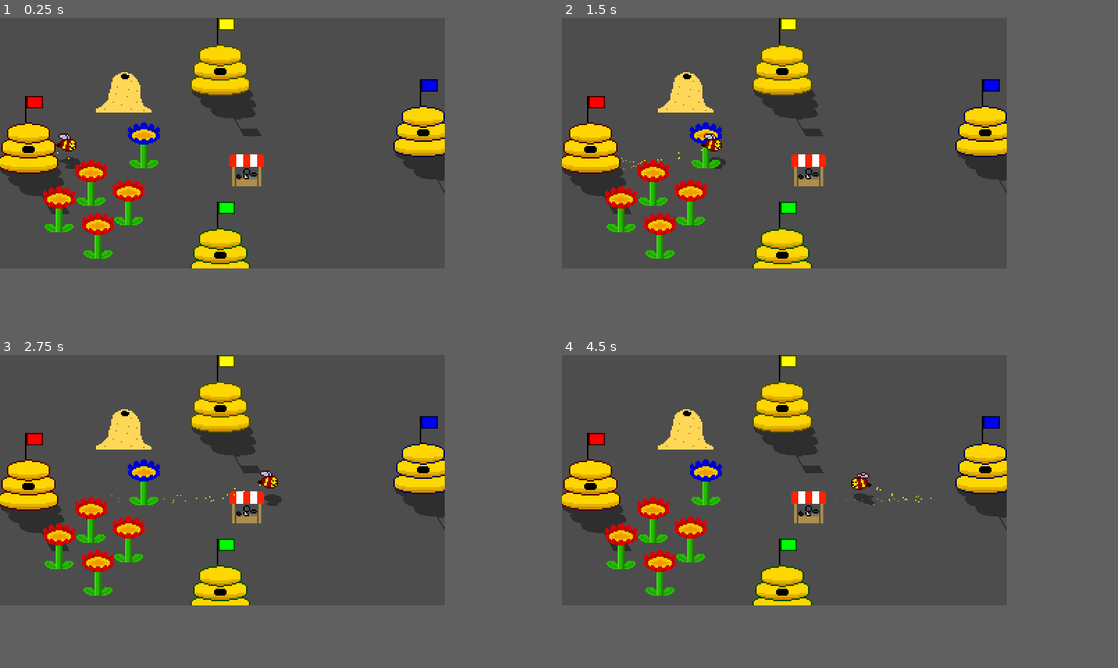
Above: before the commit, frames 1-4 (two rows, left to right).
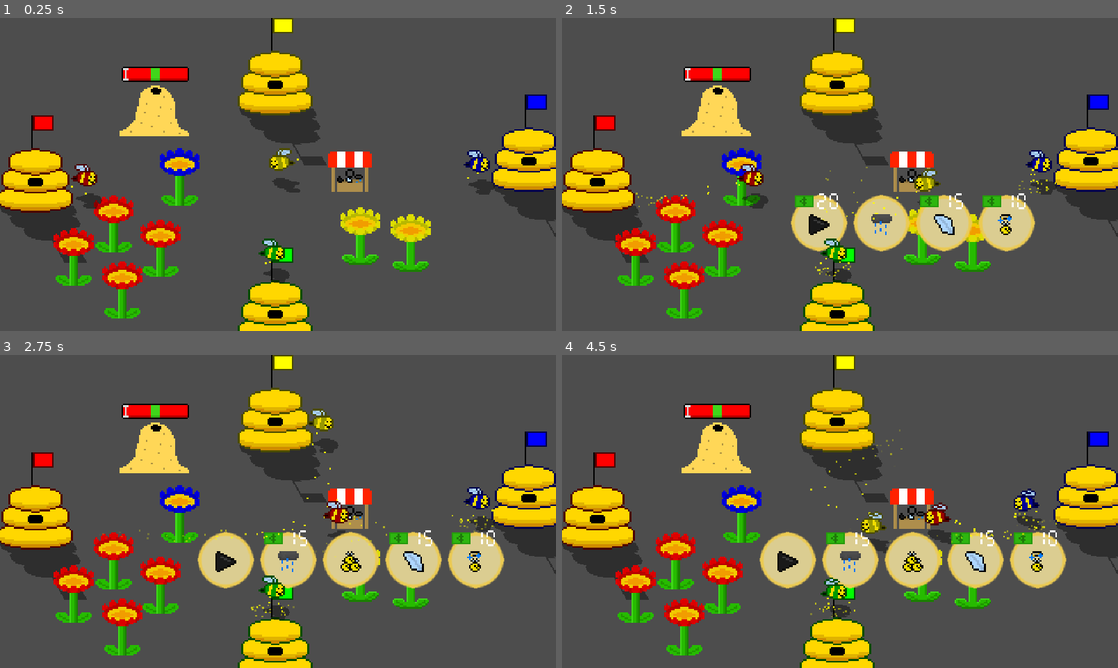
Above: after the commit, the same moments.

Repository: coloredasterisk/Alberta-Game-Jam-2026
Game: Godot game, scene res://scenes/level.tscn
Two runs of this game, one before a commit and one after it. Both use one fixed random seed, a clock stepped at 60 frames per second and the inputs below. This scene is started directly instead of the project's main scene.
Inputs (mouse positions are in pixels of both pictures, inside the frame that each line leads up to):
- Up to frame 1 (0.25 s): no input
- Up to frame 2 (1.5 s): tap Enter (p2_interact) at 0.5 s; move the mouse to (884, 130) at 0.52 s; hold D (p1_move_right) 0.53-1.25 s; tap E (p1_interact) at 0.6 s; click (884, 130) at 0.67 s; drag from (695, 155) to (684, 93) at 1.27 s
- Up to frame 3 (2.75 s): move the mouse to (266, 423) at 2.02 s; hold D (p1_move_right) from 2.03 s (still down); tap Enter (p2_interact) at 2.1 s; tap E (p1_interact) at 2.3 s
- Up to frame 4 (4.5 s): release D (p1_move_right) at 2.75 s; drag from (762, 530) to (589, 486) at 2.77 s; move the mouse to (917, 517) at 3.52 s; hold A (p1_move_left) 3.53-4.25 s; tap Left (p2_move_left) at 3.6 s; tap E (p1_interact) at 3.8 s; drag from (650, 442) to (984, 470) at 4.27 s
In our replay, the window is 640x360 before the commit and 800x450 after it. These sizes can differ from the game's own. Grey fills any space a smaller window leaves; there, only what the larger window draws over its background counts as a difference.

The runs differ from the first frame. In frame 1, 29% of the frame differs, in the area x 0-100%, y 0-100%; in frame 2, 34%; in frame 3, 34%; in frame 4, 34%.

Commit message:
update

Diff:
--- a/global.gd
+++ b/global.gd
@@ -1,11 +1,19 @@
 extends Node
 
 
+#power up costs
+var stinger_cost: int = 20
+var rain_cost: int = 15
+var speed_cost: int = 15
+var confusion_cost: int = 10
+var swarm_cost: int = 30
+
 #power up durations
 var stinger_duration: float = 10.0
-var rain_duration: float = 3.0
-var speed_duration: float = 5.0
+var rain_duration: float = 10.0
+var speed_duration: float = 20.0
 var confusion_duration: float = 5.0
+var swarm_cooldown_duration: float = 1
 
 var original_max_capacity: int = 5
 var win_amount = 10
--- a/project.godot
+++ b/project.godot
@@ -29,9 +29,10 @@
 
 window/size/viewport_width=640
 window/size/viewport_height=360
-window/size/window_width_override=640
-window/size/window_height_override=360
+window/size/window_width_override=1920
+window/size/window_height_override=1080
 window/stretch/mode="viewport"
+window/stretch/aspect="expand"
 window/stretch/scale=2.0
 
 [gui]
--- a/scenes/Bees.tscn
+++ b/scenes/Bees.tscn
@@ -8,25 +8,61 @@
 [sub_resource type="Gradient" id="Gradient_xu4xf"]
 colors = PackedColorArray(1, 1, 1, 1, 1, 1, 1, 0)
 
+[sub_resource type="AtlasTexture" id="AtlasTexture_b8v61"]
+atlas = ExtResource("2_t2mbh")
+region = Rect2(0, 0, 15, 14)
+
+[sub_resource type="AtlasTexture" id="AtlasTexture_lexnm"]
+atlas = ExtResource("2_t2mbh")
+region = Rect2(15, 0, 15, 14)
+
+[sub_resource type="AtlasTexture" id="AtlasTexture_rj8tm"]
+atlas = ExtResource("2_t2mbh")
+region = Rect2(0, 0, 15, 14)
+
+[sub_resource type="AtlasTexture" id="AtlasTexture_j4kyi"]
+atlas = ExtResource("2_t2mbh")
+region = Rect2(15, 0, 15, 14)
+
 [sub_resource type="AtlasTexture" id="AtlasTexture_csgcu"]
 atlas = ExtResource("2_t2mbh")
 region = Rect2(0, 0, 15, 14)
 
 [sub_resource type="AtlasTexture" id="AtlasTexture_ybcnv"]
+atlas = ExtResource("2_t2mbh")
+region = Rect2(15, 0, 15, 14)
+
+[sub_resource type="AtlasTexture" id="AtlasTexture_i4qo7"]
+atlas = ExtResource("2_t2mbh")
+region = Rect2(0, 0, 15, 14)
+
+[sub_resource type="AtlasTexture" id="AtlasTexture_vtfsl"]
 atlas = ExtResource("2_t2mbh")
 region = Rect2(15, 0, 15, 14)
 
 [sub_resource type="SpriteFrames" id="SpriteFrames_x7p88"]
 animations = [{
-"frames": [],
+"frames": [{
+"duration": 1.0,
+"texture": SubResource("AtlasTexture_b8v61")
+}, {
+"duration": 1.0,
+"texture": SubResource("AtlasTexture_lexnm")
+}],
 "loop": 1,
 "name": &"blue",
-"speed": 5.0
-}, {
-"frames": [],
+"speed": 3.0
+}, {
+"frames": [{
+"duration": 1.0,
+"texture": SubResource("AtlasTexture_rj8tm")
+}, {
+"duration": 1.0,
+"texture": SubResource("AtlasTexture_j4kyi")
+}],
 "loop": 1,
 "name": &"green",
-"speed": 5.0
+"speed": 3.0
 }, {
 "frames": [{
 "duration": 1.0,
@@ -39,10 +75,16 @@
 "name": &"red",
 "speed": 3.0
 }, {
-"frames": [],
+"frames": [{
+"duration": 1.0,
+"texture": SubResource("AtlasTexture_i4qo7")
+}, {
+"duration": 1.0,
+"texture": SubResource("AtlasTexture_vtfsl")
+}],
 "loop": 1,
 "name": &"yellow",
-"speed": 5.0
+"speed": 3.0
 }]
 
 [sub_resource type="CircleShape2D" id="CircleShape2D_x7p88"]
@@ -51,29 +93,87 @@
 [sub_resource type="CircleShape2D" id="CircleShape2D_f58d2"]
 radius = 11.0
 
+[sub_resource type="AtlasTexture" id="AtlasTexture_tx7m4"]
+atlas = ExtResource("5_csgcu")
+region = Rect2(0, 0, 15, 14)
+
+[sub_resource type="AtlasTexture" id="AtlasTexture_0pwa3"]
+atlas = ExtResource("5_csgcu")
+region = Rect2(15, 0, 15, 14)
+
+[sub_resource type="AtlasTexture" id="AtlasTexture_nv50g"]
+atlas = ExtResource("5_csgcu")
+region = Rect2(0, 0, 15, 14)
+
+[sub_resource type="AtlasTexture" id="AtlasTexture_eqqys"]
+atlas = ExtResource("5_csgcu")
+region = Rect2(15, 0, 15, 14)
+
+[sub_resource type="AtlasTexture" id="AtlasTexture_635w0"]
+atlas = ExtResource("5_csgcu")
+region = Rect2(0, 0, 15, 14)
+
 [sub_resource type="AtlasTexture" id="AtlasTexture_t2mbh"]
 atlas = ExtResource("5_csgcu")
-region = Rect2(0, 0, 15, 14)
-
-[sub_resource type="AtlasTexture" id="AtlasTexture_b8v61"]
-atlas = ExtResource("5_csgcu")
-region = Rect2(15, 0, 15, 14)
-
-[sub_resource type="SpriteFrames" id="SpriteFrames_f6auw"]
+region = Rect2(15, 0, 15, 14)
+
+[sub_resource type="AtlasTexture" id="AtlasTexture_6ike2"]
+atlas = ExtResource("5_csgcu")
+region = Rect2(0, 0, 15, 14)
+
+[sub_resource type="AtlasTexture" id="AtlasTexture_opnkb"]
+atlas = ExtResource("5_csgcu")
+region = Rect2(15, 0, 15, 14)
+
+[sub_resource type="SpriteFrames" id="SpriteFrames_f58d2"]
 animations = [{
 "frames": [{
 "duration": 1.0,
+"texture": SubResource("AtlasTexture_tx7m4")
+}, {
+"duration": 1.0,
+"texture": SubResource("AtlasTexture_0pwa3")
+}],
+"loop": 1,
+"name": &"blue",
+"speed": 3.0
+}, {
+"frames": [{
+"duration": 1.0,
+"texture": SubResource("AtlasTexture_nv50g")
+}, {
+"duration": 1.0,
+"texture": SubResource("AtlasTexture_eqqys")
+}],
+"loop": 1,
+"name": &"green",
+"speed": 3.0
+}, {
+"frames": [{
+"duration": 1.0,
+"texture": SubResource("AtlasTexture_635w0")
+}, {
+"duration": 1.0,
 "texture": SubResource("AtlasTexture_t2mbh")
-}, {
-"duration": 1.0,
-"texture": SubResource("AtlasTexture_b8v61")
-}],
-"loop": 1,
-"name": &"outline",
+}],
+"loop": 1,
+"name": &"red",
+"speed": 3.0
+}, {
+"frames": [{
+"duration": 1.0,
+"texture": SubResource("AtlasTexture_6ike2")
+}, {
+"duration": 1.0,
+"texture": SubResource("AtlasTexture_opnkb")
+}],
+"loop": 1,
+"name": &"yellow",
 "speed": 3.0
 }]
 
 [node name="Bees" type="CharacterBody2D" unique_id=558911984]
+z_index = 10
 script = ExtResource("1_ij6vw")
 
 [node name="PollenParticles" type="CPUParticles2D" parent="." unique_id=1819938340]
@@ -93,12 +193,9 @@
 
 [node name="AnimatedSprite2D" type="AnimatedSprite2D" parent="." unique_id=1893458618]
 z_index = 1
-position = Vector2(-1, -1)
 sprite_frames = SubResource("SpriteFrames_x7p88")
-animation = &"red"
+animation = &"blue"
 autoplay = "red"
-frame = 1
-frame_progress = 0.8769494
 
 [node name="Shadow" type="AnimatedSprite2D" parent="AnimatedSprite2D" unique_id=451097649]
 modulate = Color(0, 0, 0, 0.39215687)
@@ -119,20 +216,18 @@
 [node name="Collector" type="CollisionShape2D" parent="Area_Interact" unique_id=128156563]
 shape = SubResource("CircleShape2D_f58d2")
 
-[node name="Rainbow_Effect" type="Sprite2D" parent="." unique_id=706921043]
-visible = false
-position = Vector2(1, 1)
-texture = ExtResource("4_t2mbh")
-
-[node name="animated_outline" type="AnimatedSprite2D" parent="." unique_id=1549432555]
-z_index = 2
-position = Vector2(-1, -1)
-sprite_frames = SubResource("SpriteFrames_f6auw")
-animation = &"outline"
-autoplay = "outline"
-frame = 1
-frame_progress = 0.79814994
-
 [node name="Camera2D" type="Camera2D" parent="." unique_id=308300040]
 position_smoothing_enabled = true
 position_smoothing_speed = 3.0
+
+[node name="animated_outline" type="AnimatedSprite2D" parent="." unique_id=1782823448]
+z_index = 11
+sprite_frames = SubResource("SpriteFrames_f58d2")
+animation = &"red"
+autoplay = "red"
+
+[node name="Rainbow_Effect" type="Sprite2D" parent="animated_outline" unique_id=1068418687]
+visible = false
+z_index = 12
+position = Vector2(2, 1)
+texture = ExtResource("4_t2mbh")
--- a/scenes/ant_hill.tscn
+++ b/scenes/ant_hill.tscn
@@ -2,6 +2,8 @@
 
 [ext_resource type="Script" uid="uid://bo484hujj42fe" path="res://scripts/ant_hill.gd" id="1_oqm5y"]
 [ext_resource type="Texture2D" uid="uid://bvsnwf4617jso" path="res://art/Ant_Hill.png" id="1_xpm4y"]
+[ext_resource type="Texture2D" uid="uid://do1w5w0nglkbn" path="res://art/Bar.png" id="3_xtx88"]
+[ext_resource type="Texture2D" uid="uid://3nq6ex52e6oh" path="res://art/Slider.png" id="4_a0p2n"]
 
 [sub_resource type="CircleShape2D" id="CircleShape2D_x7p88"]
 radius = 15.231546
@@ -15,4 +17,17 @@
 [node name="Sprite2D" type="Sprite2D" parent="." unique_id=1759631668]
 texture = ExtResource("1_xpm4y")
 
+[node name="TextureProgressBar" type="TextureProgressBar" parent="." unique_id=1100673609]
+offset_left = -19.0
+offset_top = -25.0
+offset_right = 21.0
+offset_bottom = -16.0
+max_value = 1000.0
+texture_under = ExtResource("3_xtx88")
+texture_progress = ExtResource("4_a0p2n")
+
+[node name="progress_bar" type="Sprite2D" parent="TextureProgressBar" unique_id=783187681]
+position = Vector2(1, 4)
+texture = ExtResource("4_a0p2n")
+
 [connection signal="body_exited" from="." to="." method="_on_body_exited"]
--- a/scenes/interactable_powerup.tscn
+++ b/scenes/interactable_powerup.tscn
@@ -105,7 +105,6 @@
 offset_bottom = 43.0
 
 [node name="TextureRect" type="TextureRect" parent="Cost" unique_id=1314674960]
-visible = false
 layout_mode = 0
 offset_top = -11.0
 offset_right = 11.0
@@ -113,7 +112,6 @@
 texture = ExtResource("1_gt1rh")
 
 [node name="NumberDisplay" parent="Cost" unique_id=1561342514 instance=ExtResource("2_h273r")]
-visible = false
 layout_mode = 0
 offset_left = 13.0
 offset_top = -12.0
--- a/scenes/level.tscn
+++ b/scenes/level.tscn
@@ -12,40 +12,64 @@
 script = ExtResource("1_mx8sn")
 
 [node name="Camera2D" type="Camera2D" parent="." unique_id=665732631]
-visible = false
 zoom = Vector2(2, 2)
 
 [node name="ant_hill" parent="." unique_id=848726325 instance=ExtResource("7_klq6b")]
 position = Vector2(-71, -37)
 
 [node name="Shop" parent="." unique_id=1784644030 instance=ExtResource("6_2r41h")]
-position = Vector2(17, 19)
+z_index = 5
+position = Vector2(41, -2)
 
-[node name="Stinger" parent="Shop" unique_id=417485488 instance=ExtResource("5_ppgk2")]
+[node name="HBoxContainer" type="HBoxContainer" parent="Shop" unique_id=1290439749]
 visible = false
-position = Vector2(-90, 26)
+offset_left = -87.0
+offset_top = 14.0
+offset_right = 89.0
+offset_bottom = 54.0
+alignment = 1
+
+[node name="Stinger" type="TextureRect" parent="Shop/HBoxContainer" unique_id=467028347]
+unique_name_in_owner = true
+custom_minimum_size = Vector2(32, 12)
+layout_mode = 2
+
+[node name="Stinger" parent="Shop/HBoxContainer/Stinger" unique_id=417485488 instance=ExtResource("5_ppgk2")]
 powerup_type = "stinger"
-powerup_cost = 10
+powerup_cost = 20
 
-[node name="Rain" parent="Shop" unique_id=1308663423 instance=ExtResource("5_ppgk2")]
-visible = false
-position = Vector2(-53, 25)
+[node name="Rain" type="TextureRect" parent="Shop/HBoxContainer" unique_id=1262146229]
+unique_name_in_owner = true
+custom_minimum_size = Vector2(32, 0)
+layout_mode = 2
+
+[node name="Rain" parent="Shop/HBoxContainer/Rain" unique_id=1308663423 instance=ExtResource("5_ppgk2")]
 powerup_type = "rain"
-
-[node name="Swarm" parent="Shop" unique_id=742851870 instance=ExtResource("5_ppgk2")]
-visible = false
-position = Vector2(25, 25)
-powerup_type = "swarm"
 powerup_cost = 15
 
-[node name="Speed" parent="Shop" unique_id=1012920229 instance=ExtResource("5_ppgk2")]
-visible = false
-position = Vector2(-16, 24)
+[node name="Swarm" type="TextureRect" parent="Shop/HBoxContainer" unique_id=45527030]
+custom_minimum_size = Vector2(32, 0)
+layout_mode = 2
+
+[node name="Swarm" parent="Shop/HBoxContainer/Swarm" unique_id=742851870 instance=ExtResource("5_ppgk2")]
+powerup_type = "swarm"
+powerup_cost = 30
+
+[node name="Speed" type="TextureRect" parent="Shop/HBoxContainer" unique_id=510887534]
+custom_minimum_size = Vector2(32, 0)
+layout_mode = 2
+
+[node name="Speed" parent="Shop/HBoxContainer/Speed" unique_id=1012920229 instance=ExtResource("5_ppgk2")]
 powerup_type = "speed"
+powerup_cost = 15
 
-[node name="Confusion" parent="Shop" unique_id=1427355907 instance=ExtResource("5_ppgk2")]
-visible = false
-position = Vector2(68, 26)
+[node name="Confusion" type="TextureRect" parent="Shop/HBoxContainer" unique_id=236434085]
+unique_name_in_owner = true
+custom_minimum_size = Vector2(32, 0)
+layout_mode = 2
+
+[node name="Confusion" parent="Shop/HBoxContainer/Confusion" unique_id=1427355907 instance=ExtResource("5_ppgk2")]
+powerup_cost = 10
 
 [node name="Red_Hive" parent="." unique_id=1789593573 instance=ExtResource("4_mx8sn")]
 position = Vector2(-140, 5)
@@ -95,13 +119,22 @@
 [node name="Red_Flower3" parent="FlowerSpawner" unique_id=888916995 instance=ExtResource("2_w7c3h")]
 position = Vector2(-68, 42)
 
+[node name="Red_Flower5" parent="FlowerSpawner" unique_id=1282202202 instance=ExtResource("2_w7c3h")]
+position = Vector2(76, 39)
+flower_color = "yellow"
+
+[node name="Red_Flower6" parent="FlowerSpawner" unique_id=1317449397 instance=ExtResource("2_w7c3h")]
+position = Vector2(47, 35)
+flower_color = "yellow"
+
 [node name="Blue_Flower" parent="FlowerSpawner" unique_id=685865285 instance=ExtResource("2_w7c3h")]
 position = Vector2(-57, 1)
 flower_color = "blue"
 
 [node name="RoundTimer" type="Timer" parent="." unique_id=117652426]
-wait_time = 5.0
+wait_time = 120.0
 one_shot = true
+autostart = true
 
 [connection signal="body_entered" from="Shop" to="Shop" method="_on_body_entered"]
 [connection signal="body_exited" from="Shop" to="Shop" method="_on_body_exited"]
--- /dev/null
+++ b/scenes/rain_powerup.gd
@@ -0,0 +1,12 @@
+extends Node2D
+
+var target: Node2D
+var offset := Vector2(0, -20)
+
+func _ready():
+	await get_tree().create_timer(Global.rain_duration).timeout
+	queue_free()
+
+func _process(delta: float) -> void:
+	if is_instance_valid(target):
+		global_position = target.global_position + offset
--- /dev/null
+++ b/scenes/shop.gd
@@ -0,0 +1,20 @@
+extends Area2D
+
+@onready var stinger: Area2D = $Stinger
+@onready var rain: Area2D = $Rain
+@onready var swarm: Area2D = $Swarm
+@onready var speed: Area2D = $Speed
+@onready var confusion: Area2D = $Confusion
+@onready var Hbox: HBoxContainer = $Shop/HBoxContainer
+
+
+
+func _on_body_entered(body: Node2D) -> void:
+	if body is Player:
+		Hbox.visible = true
+
+
+func _on_body_exited(body: Node2D) -> void:
+	if body is Player:
+		await get_tree().create_timer(5.0).timeout
+		Hbox.visible = false
--- a/scripts/ant_hill.gd
+++ b/scripts/ant_hill.gd
@@ -1,15 +1,37 @@
 class_name AntHill extends Area2D
 
+@onready var bar: Sprite2D = $TextureProgressBar/progress_bar
+var move_dir: int
+var bar_speed: int = 100
 
 func interact(player) -> bool:
-	print('qweuhwqe')
+	pass
 	start()
 	return true
 
-func start() -> void:
-	pass
+func _ready() -> void:
+	bar.position.x = 0
+
+func start():
+	bar.position.x = 0
+	move_dir = 1
+
+func back_and_forth(delta):
+	bar.position.x += move_dir * bar_speed * delta
+	if bar.position.x > 38:
+		bar.position.x = 38
+		move_dir = -1
+	elif bar.position.x <= 0:
+		bar.position.x = 0
+		move_dir = 1
+
+
 func stop() -> void:
 	pass
 
 func _on_body_exited(body: Node2D) -> void:
 	stop()
+
+func _physics_process(delta: float) -> void:
+	start()
+	back_and_forth(delta)
--- a/scripts/level.gd
+++ b/scripts/level.gd
@@ -5,34 +5,70 @@
 var flower
 var rain
 
+#FOR SHOP
+@onready var stinger_rect: TextureRect = $Shop/HBoxContainer/Stinger
+@onready var rain_rect: TextureRect = $Shop/HBoxContainer/Rain
+@onready var swarm_rect: TextureRect = $Shop/HBoxContainer/Swarm
+@onready var speed_rect: TextureRect = $Shop/HBoxContainer/Speed
+@onready var confusion_rect: TextureRect = $Shop/HBoxContainer/Confusion
+
 func _ready():
-	for item in $Shop.get_children():
-		if item.has_signal("purchased"):
-			item.purchased.connect(_on_powerup_purchased)
+	for item in $Shop/HBoxContainer.get_children():
+		var areas = item.get_child(0)
+		if areas.has_signal("purchased"):
+			areas.purchased.connect(_on_powerup_purchased)
 	$Red_Bee.enable()
-
+	$Blue_Bee.enable()
+	$Yellow_Bee.enable()
+	$Green_Bee.enable()
 
 func _on_powerup_purchased(type: String, buyer: Player):
+	print()
 	match type:
+
 		"confusion":
-			for bee in [$Red_Bee, $Blue_Bee]:#add players
-				if bee != buyer:
-					bee.confusion()
+			if buyer.money_counter >= Global.confusion_cost:
+				buyer.money_counter -= Global.confusion_cost
+				confusion_rect.visible = false
+				for bee in [$Red_Bee, $Blue_Bee, $Yellow_Bee,  $Green_Bee]:#add players
+					if bee != buyer:
+						bee.confusion()
 		"speed":
-			buyer.max_velocity += 50
-			await get_tree().create_timer(Global.speed_duration).timeout
-			buyer.max_velocity -= 50
+			if buyer.money_counter >= Global.speed_cost:
+				buyer.money_counter -= Global.speed_cost
+				speed_rect.visible = false
+				buyer.speed += 100
+				await get_tree().create_timer(Global.speed_duration).timeout
+				speed_rect.visible = true
+				buyer.speed -= 100
 		"rain":
-			for bee in [$Red_Bee, $Blue_Bee]:#add players
-				if bee != buyer:
-					rain_spawning(bee)
-					bee.max_velocity -= 50
-					await get_tree().create_timer(Global.rain_duration).timeout
-					bee.max_velocity += 50
+			if buyer.money_counter >= Global.rain_cost:
+				buyer.money_counter -= Global.rain_cost
+				rain_rect.visible = false
+				for bees in [$Red_Bee, $Blue_Bee, $Yellow_Bee,  $Green_Bee]:#add players
+					if bees != buyer:
+						rain_spawning(bees)
+						bees.rain_power()
 		"stinger":
-			buyer.stinger()
+			if buyer.money_counter >= Global.stinger_cost:
+				buyer.money_counter -= Global.stinger_cost
+				stinger_rect.visible = false
+				buyer.stinger()
 		"swarm":
-			pass
+			if buyer.money_counter >= Global.swarm_cost:
+				buyer.money_counter -= Global.swarm_cost
+				var all_hives = [$Red_Hive, $Blue_Hive, $Yellow_Hive, $Green_Hive]
+				var own_hive = all_hives.filter(func(h): return h.color == buyer.player_color)[0]
+				var enemies = all_hives.filter(func(h): return h.color != buyer.player_color)
+				enemies.sort_custom(func(a, b): return a.current_amount > b.current_amount)
+				var target = enemies[0]
+				var stolen = min(5, target.current_amount)
+				target.current_amount -= stolen
+				own_hive.current_amount += stolen
+				$Shop/HBoxContainer/Swarm.visible = false
+				await get_tree().create_timer(Global.swarm_cooldown_duration).timeout
+				$Shop/HBoxContainer/Swarm.visible = true
+				print(buyer.player_color, " swarm stole ", stolen, " from ", target.color)
 
 func flower_spawning():
 	flower = FLOWER.instantiate()
--- a/scripts/player.gd
+++ b/scripts/player.gd
@@ -23,22 +23,28 @@
 var money_counter: int = 100
 
 var confused: bool = false
-var confused_timer: float = 5.0
+var rain: bool = false
 
 var has_stinger: bool = false:
 	set(value):
 		has_stinger = value
-		$Rainbow_Effect.visible = value
+		stinger_effect.visible = value
 
 @export_enum("red", "blue", "yellow", "green") var player_color: String = "red"
+
 @onready var interaction: Area2D = $Area_Interact
 @onready var bee_animation: AnimatedSprite2D = $AnimatedSprite2D
-@onready var stinger_effect: Sprite2D = $Rainbow_Effect
+@onready var stinger_effect: Sprite2D = $animated_outline/Rainbow_Effect
+@onready var bee_outline_animation: AnimatedSprite2D = $animated_outline
+
+
 
 func _ready():
 	$AnimatedSprite2D/Shadow.play()
-	$animated_outline.modulate = Global.modulate_color[player_color]
+	bee_outline_animation.self_modulate = Global.modulate_color[player_color]
 	bee_animation.play(player_color)
+	bee_outline_animation.play(player_color)
+
 	current_nectar_capacity = Global.original_max_capacity
 	interaction.body_entered.connect(_on_interaction_body_entered)
 	disable()
@@ -67,7 +73,6 @@
 			direction = Input.get_vector("p%d_move_left" % player_index, "p%d_move_right" % player_index, "p%d_move_up" % player_index, "p%d_move_down" % player_index)
 	if confused:
 		direction = -direction
-
 	acceleration = direction * speed
 	velocity = acceleration * delta + (velocity * 0.98)
 
@@ -77,7 +82,16 @@
 func confusion():
 	confused = true
 	await get_tree().create_timer(Global.confusion_duration).timeout
+	%Confusion.visible = true
 	confused = false
+
+func rain_power():
+	rain = true
+	speed -= 150
+	await get_tree().create_timer(Global.rain_duration).timeout
+	%Rain.visible = true
+	speed += 150
+	rain = false
 
 func pollen():
 	for area in interaction.get_overlapping_areas():
@@ -93,9 +107,10 @@
 func stinger():
 	has_stinger = true
 	var blink = create_tween().set_loops()
-	blink.tween_property($Rainbow_Effect, "modulate:a", 0.3, 0.3)
-	blink.tween_property($Rainbow_Effect, "modulate:a", 1.0, 0.3)
+	blink.tween_property(stinger_effect, "modulate:a", 0.3, 0.3)
+	blink.tween_property(stinger_effect, "modulate:a", 1.0, 0.3)
 	await get_tree().create_timer(Global.stinger_duration).timeout
+	%Stinger.visible = true
 	blink.kill()
 	has_stinger = false
 
@@ -112,18 +127,22 @@
 		body.get_stung(self)
 
 func animation():
+	if bee_animation.frame == 1:
+		stinger_effect.position.y = 2
+	else:
+		stinger_effect.position.y = 1
 	if direction.x < 0:
 		bee_animation.flip_h = true
 		$animated_outline.flip_h = true
 		stinger_effect.flip_h = true
-		stinger_effect.position.x = -2.0
+		stinger_effect.position.x = -1.0
 		$AnimatedSprite2D/Shadow.flip_h = true
 	elif direction.x > 0:
 		bee_animation.flip_h = false
 		$animated_outline.flip_h = false
 		stinger_effect.flip_h = false
 		$AnimatedSprite2D/Shadow.flip_h = false
-		stinger_effect.position.x = 1.0
+		stinger_effect.position.x = 2.0
 
 func _physics_process(delta: float) -> void:
 	pollen()
--- a/scripts/shop.gd
+++ b/scripts/shop.gd
@@ -1,28 +1,16 @@
 class_name Shop extends Area2D
 
-@onready var stinger: Area2D = $Stinger
-@onready var rain: Area2D = $Rain
-@onready var swarm: Area2D = $Swarm
-@onready var speed: Area2D = $Speed
-@onready var confusion: Area2D = $Confusion
+@onready var hbox_containter: HBoxContainer = $HBoxContainer
 
 
 
 
 func _on_body_entered(body: Node2D) -> void:
 	if body is Player:
-		stinger.visible = true
-		rain.visible = true
-		swarm.visible = true
-		speed.visible = true
-		confusion.visible = true
+		hbox_containter.visible = true
 
 
 func _on_body_exited(body: Node2D) -> void:
 	if body is Player:
 		await get_tree().create_timer(5.0).timeout
-		stinger.visible = false
-		rain.visible = false
-		swarm.visible = false
-		speed.visible = false
-		confusion.visible = false
+		hbox_containter.visible = false
Not shown, added: Swarm Powerup.wav.import
Not shown, added: scenes/rain_powerup.gd.uid
Not shown: 1 places in scenes/rain_powerup.tscn that only renumber resources
Not shown, added: scenes/shop.gd.uid
